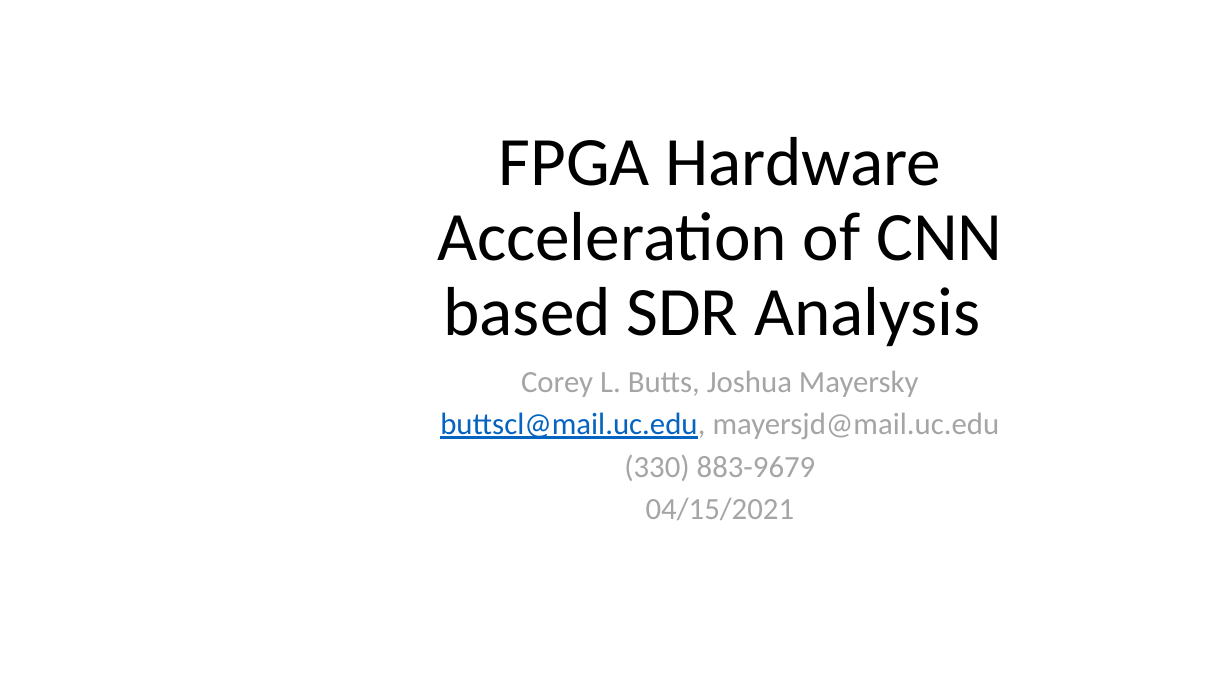
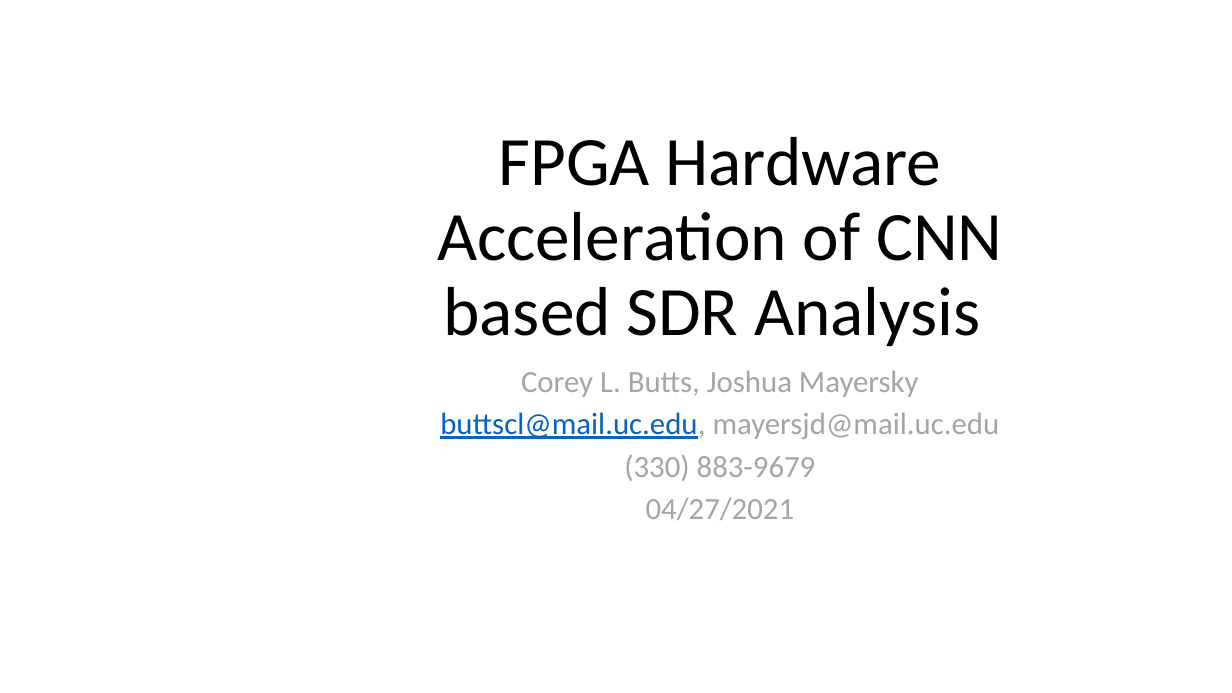
Before and after one commit to mayersjd/HardwareCNN, a slide deck: slide 1 of Presentations/ProjectPresentation_04-27-CB.pptx. Drawn at 1232x693 pixels with LibreOffice and Linux fonts; fonts in the diff are those of the drawing; background and template pictures are left out. Boxes give left, top, right and bottom in pixels: in the first picture for what was removed or moved away, otherwise in the second. Text is boxed around its words. In the diff, an @@ line names an element or a change of style, - is before the commit and + after.

```diff
--- a/Presentations/ProjectPresentation_04-27-CB.pptx
+++ b/Presentations/ProjectPresentation_04-27-CB.pptx
@@ subtitle at (646, 498, 795, 520): text changed @@
-04/15/2021
+04/27/2021
```
Also in this commit, not shown: 7 other files.
